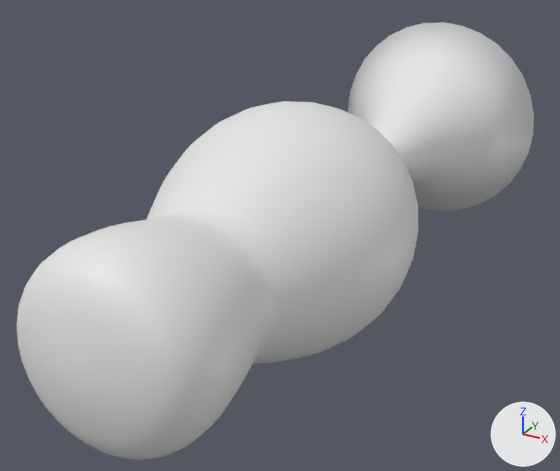
An edit to the glTF model frontend/public/fish423.glb, drawn before and after from the same camera.
One viewpoint serves both versions: a 50 mm camera at (5.98, -14.81, 5.4) aimed at (-0.57, -2.89, -0.56). Every picture has the same lights, and +X, +Y and +Z are marked at lower right. The first picture is the older version. Vertices at exactly the same position are counted once.

Objects in the first picture: 'Fish'.
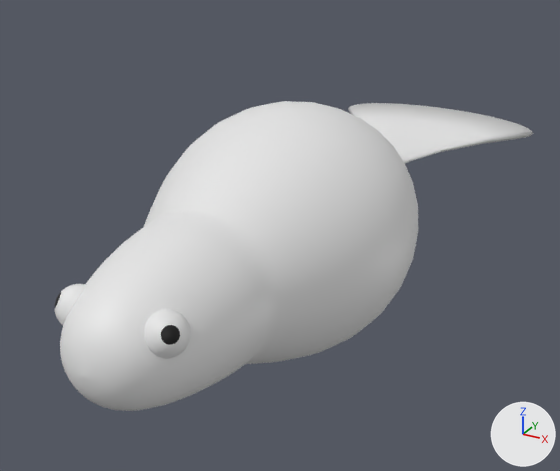
Pixel boxes [x1, y1, x2, y2] of what changed, in the pictures (560 x 471 px; the box of a moved part takes in the faces that stretch with it):
'Fish', reshaped (8% narrower, 29% shorter)
    before: [17, 22, 534, 460]
    after: [55, 101, 533, 411]
part 1 of me_headmesh4_077, added
    after: [144, 309, 190, 359]
part 2 of me_headmesh4_077, added
    after: [55, 284, 85, 325]
part 3 of me_headmesh4_077, moved or reshaped
    before: [17, 239, 219, 460]
    after: [60, 252, 219, 411]
part 4 of me_headmesh4_077, moved or reshaped
    before: [348, 22, 534, 211]
    after: [348, 103, 533, 164]

Edits to the bpy script that builds the scene:
```text
Add mat_tailmaterial_311:
    mat_tailmaterial_311 = principled_material('TailMaterial.311')
    mat_tailmaterial_311.base_color = (0.8, 0.8, 0.8)  # white #e7e7e7
Add mat_material_623:
    mat_material_623 = principled_material('Material.623')
    mat_material_623.base_color = (0.0, 0.0, 0.0)  # black #000000
Change me_headmesh4_077:
    used by ob_fish; location = (0.0, 0.0, 0.0)
    remove me_headmesh4_077.from_pydata(...)  # 4672 vertices, 9340 faces; spans x -2.5..2.5, y -9.11..4.5, z -2.5..2.5
    add me_headmesh4_077.from_pydata(...)  # 5636 vertices, 11230 faces; spans x -2.5..2.5, y -8.94..4.5, z -2.19..2.19
    me_headmesh4_077 part 1: a new loose piece of 482 vertices spanning x 0.39..1.01, y -8.48..-7.86, z 0.09..0.71
    me_headmesh4_077 part 2: a new loose piece of 482 vertices spanning x -1.01..-0.39, y -8.48..-7.86, z 0.09..0.71
    me_headmesh4_077 part 3: 384 vertices moved from x -1.53..1.53, y -8.22..-6.8, z -1.53..1.53 to x -1.24..1.24, y -7.57..-6.68, z -1.24..1.24; 1120 vertices removed from x -1.51..1.51, y -9.11..-8.3, z -1.51..1.51; 1120 vertices added at x -1.08..1.08, y -8.94..-7.64, z -1.08..1.08
    me_headmesh4_077 part 4: 120 vertices moved from x -2.45..2.45, y 1.1..4.5, z -2.5..2.5 to x -2.45..2.45, y 1.1..4.5, z -0.35..0.35
    add me_headmesh4_077.materials.append(mat_material_623)  # black #000000
    add me_headmesh4_077.materials.append(mat_tailmaterial_311)  # white #e7e7e7
```
